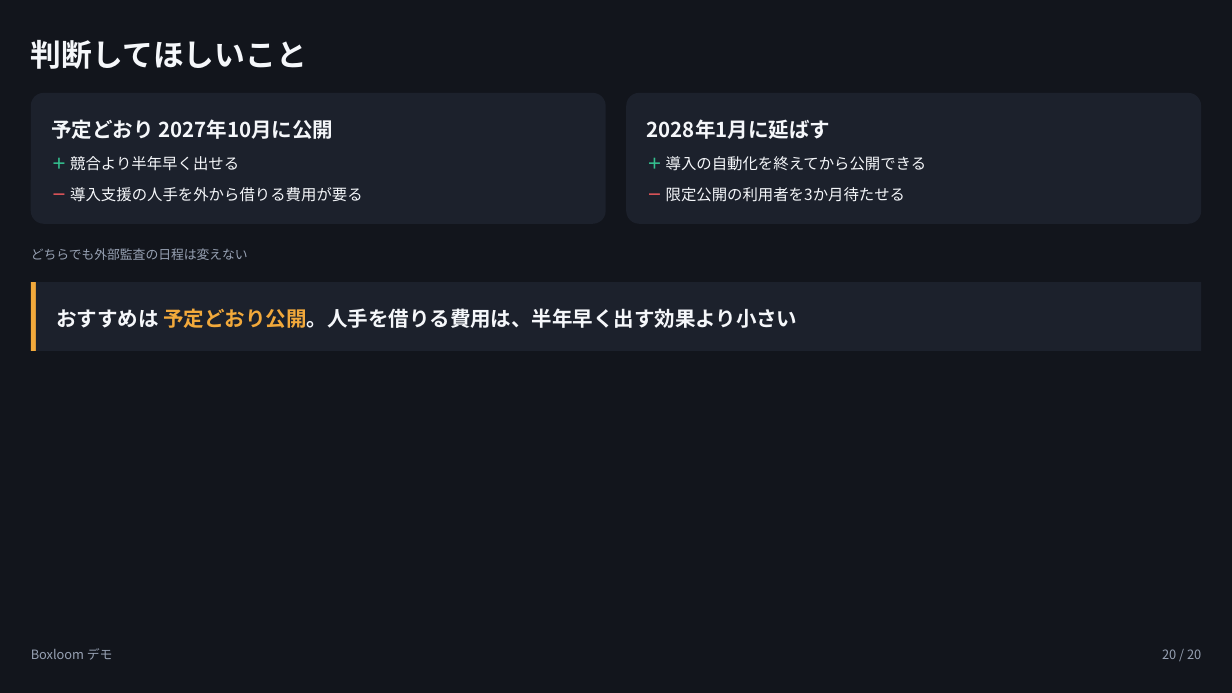
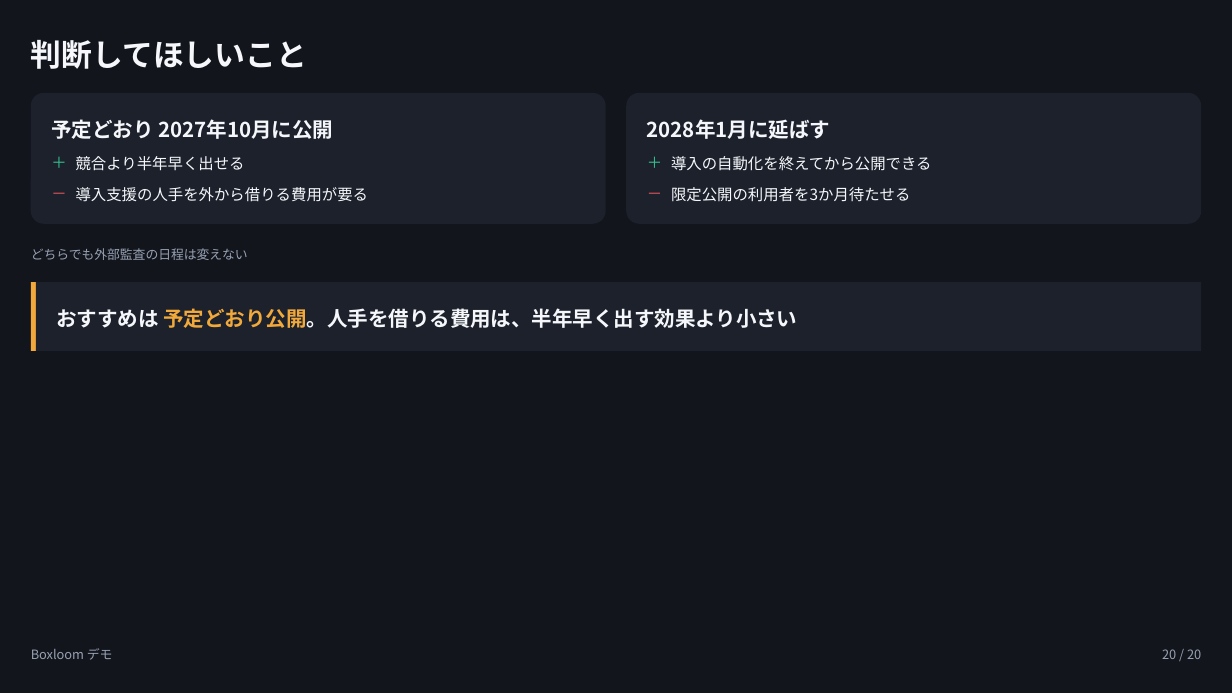
Before and after one commit to tjst-t/boxloom, a slide deck: slide 20 of boxloom/out/subsystems_showcase_dark.pptx. Drawn at 1232x693 pixels with LibreOffice and Linux fonts; fonts in the diff are those of the drawing. Boxes give left, top, right and bottom in pixels: in the first picture for what was removed or moved away, otherwise in the second. Text is boxed around its words. In the diff, an @@ line names an element or a change of style, - is before the commit and + after.

```diff
--- a/boxloom/out/subsystems_showcase_dark.pptx
+++ b/boxloom/out/subsystems_showcase_dark.pptx
@@ text at bbox=[76, 156, 245, 171]: text changed @@
-＋ 競合より半年早く出せる
+＋ 競合より半年早く出せる
@@ text at bbox=[671, 156, 932, 171]: text changed @@
-＋ 導入の自動化を終えてから公開できる
+＋ 導入の自動化を終えてから公開できる
@@ text at bbox=[76, 187, 369, 202]: text changed @@
-－ 導入支援の人手を外から借りる費用が要る
+－ 導入支援の人手を外から借りる費用が要る
@@ text at bbox=[671, 187, 910, 202]: text changed @@
-－ 限定公開の利用者を3か月待たせる
+－ 限定公開の利用者を3か月待たせる
```
Also in this commit, not shown: 6 other slides changed, 4 other files.
